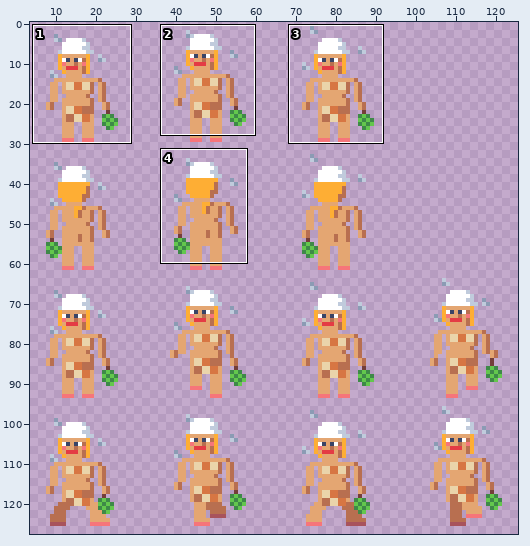
Pixel-art file, stored at assets/textures/characters/saunanainen_32.aseprite. The picture above shows the old version from afar; the outline marks the close-up.
Close-up. Earlier state:
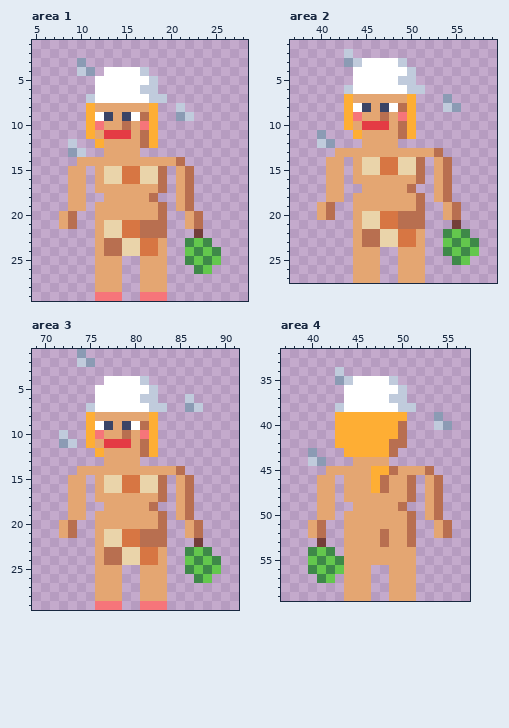
128x128 pixels, 1 frame. Shown: area 1: x 5..28, y 1..29; area 2: x 37..59, y 1..27; area 3: x 69..91, y 1..29; area 4: x 37..57, y 32..59. The wide view leaves out empty margins. The commit also changed other parts of the picture, which this record leaves out.
Now the later version:
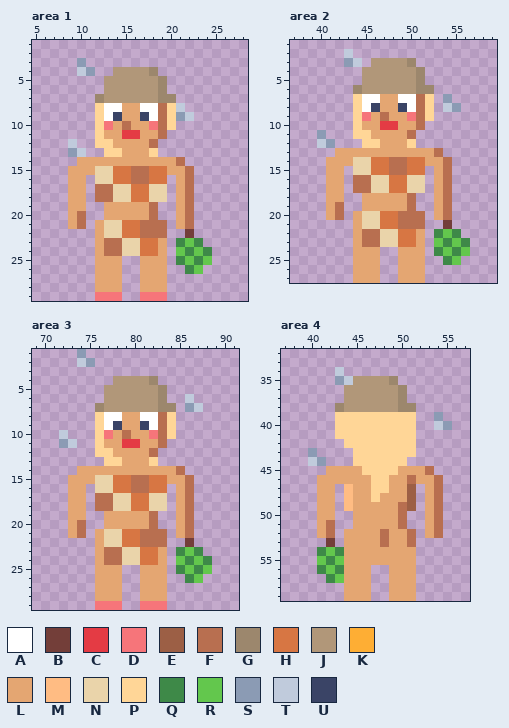
Palette (. is transparent): A #ffffff  B #733e39  C #e43b44  D #f6757a  E #9c5f45  F #b86f50  G #9c876d  H #d77643  J #b19779  K #feae34  L #e4a672  M #ffbc83  N #ead4aa  P #ffd697  Q #3e8948  R #63c74d  S #8b9bb4  T #c0cbdc  U #3a4466
The edit:
Area 1:
y 4: x 13..18 AAAAT. -> .JJJJG
y 5: x 12..19 AAAAAAT. -> .JJJJJJG
y 6: x 12..19 AAAAATT. -> .JJJJJJG
y 7: x 11..20 TAAAAAATT. -> .GJJJJJJGG
y 8: x 11..14 KLLL -> .PAA; x 17..20 LK.. -> AAFP
y 9: x 11..20 KAULUAFK.. -> .PAULLUAFP
y 10: x 11..13 KDL -> .PD; x 17..20 DK.. -> LDFP
y 11: x 11..14 KLCC -> .PLL; x 16..19 LFK. -> CLLF
y 12: x 12..13 KL -> PP; x 17..18 FK -> LF
y 13: x 13..14 LL -> PP; x 17..18 .. -> LP
y 15: x 11..12 .L -> LN; x 14 N -> H; x 16..20 HNNF. -> FFHHL
y 16: x 12 L -> N; x 14 N -> H; x 16..19 HNNF -> FFHH
y 17: x 12..19 LLLLLLLF -> FFNNHHNN
y 18: x 12..19 .LLLLLF. -> FFNNHHNN
y 19: x 12 L -> .; x 18..19 LF -> F.
y 20: x 8..10 LF. -> .LF; x 12 L -> .; x 18..19 LF -> F.; x 21..23 .LF -> LF.
y 21: x 8..10 LF. -> .LF; x 21..23 .LF -> LF.
y 22: x 22..23 .B -> B.
y 23: x 21..24 .QRQ -> QRQ.
y 24: x 21..25 .RQRQ -> RQRQ.
y 25: x 21..25 .QRQR -> QRQR.
y 26: x 22..24 .QR -> QR.
Area 2:
y 3: x 45..50 AAAAT. -> .JJJJG
y 4: x 44..51 AAAAAAT. -> .JJJJJJG
y 5: x 44..51 AAAAATT. -> .JJJJJJG
y 6: x 43..52 TAAAAAATT. -> .GJJJJJJGG
y 7: x 43..46 KLLL -> .PAA; x 49..52 LK.. -> AAFP
y 8: x 43..52 KAULUAFK.. -> .PAULLUAFP
y 9: x 43..45 KDL -> .PD; x 49..52 DK.. -> LDFP
y 10: x 43..46 KLCC -> .PLL; x 48..51 LFK. -> CLLF
y 11: x 44..45 KL -> PP; x 49..50 FK -> LF
y 12: x 45..46 LL -> PP; x 49..50 .. -> LP
y 14: x 43..44 .L -> LN; x 46 N -> H; x 48..52 HNNF. -> FFHHL
y 15: x 44 L -> N; x 46 N -> H; x 48..51 HNNF -> FFHH
y 16: x 44..51 LLLLLLLF -> FFNNHHNN
y 17: x 44..51 .LLLLLF. -> FFNNHHNN
y 18: x 44 L -> .; x 50..51 LF -> F.
y 19: x 40..42 LF. -> .LF; x 44 L -> .; x 50..51 LF -> F.; x 53..55 .LF -> LF.
y 20: x 40..42 LF. -> .LF; x 53..55 .LF -> LF.
y 21: x 54..55 .B -> B.
y 22: x 53..56 .QRQ -> QRQ.
y 23: x 53..57 .RQRQ -> RQRQ.
y 24: x 53..57 .QRQR -> QRQR.
y 25: x 54..56 .QR -> QR.
Area 3:
y 4: x 77..82 AAAAT. -> .JJJJG
y 5: x 76..83 AAAAAAT. -> .JJJJJJG
y 6: x 76..83 AAAAATT. -> .JJJJJJG
y 7: x 75..84 TAAAAAATT. -> .GJJJJJJGG
y 8: x 75..78 KLLL -> .PAA; x 81..84 LK.. -> AAFP
y 9: x 75..84 KAULUAFK.. -> .PAULLUAFP
y 10: x 75..77 KDL -> .PD; x 81..84 DK.. -> LDFP
y 11: x 75..78 KLCC -> .PLL; x 80..83 LFK. -> CLLF
y 12: x 76..77 KL -> PP; x 81..82 FK -> LF
y 13: x 77..78 LL -> PP; x 81..82 .. -> LP
y 15: x 75..76 .L -> LN; x 78 N -> H; x 80..84 HNNF. -> FFHHL
y 16: x 76 L -> N; x 78 N -> H; x 80..83 HNNF -> FFHH
y 17: x 76..83 LLLLLLLF -> FFNNHHNN
y 18: x 76..83 .LLLLLF. -> FFNNHHNN
y 19: x 76 L -> .; x 82..83 LF -> F.
y 20: x 72..74 LF. -> .LF; x 76 L -> .; x 82..83 LF -> F.; x 85..87 .LF -> LF.
y 21: x 72..74 LF. -> .LF; x 85..87 .LF -> LF.
y 22: x 86..87 .B -> B.
y 23: x 85..88 .QRQ -> QRQ.
y 24: x 85..89 .RQRQ -> RQRQ.
y 25: x 85..89 .QRQR -> QRQR.
y 26: x 86..88 .QR -> QR.
Area 4:
y 35: x 45..49 AAAAT -> JJJJG
y 36: x 44..50 AAAAAAT -> JJJJJJG
y 37: x 44..50 AAAAATT -> JJJJJJG
y 38: x 43..51 TAAAAAATT -> GJJJJJJGG
y 39: x 43..51 KKKKKKKK. -> PPPPPPPPP
y 40..41: x 43..51 KKKKKKKF. -> PPPPPPPPP
y 42: x 43..51 KKKKKKFF. -> .PPPPPPPP
y 43: x 44..51 KKKKKF.. -> .PPPPPPP
y 44: x 45..50 LLLL.. -> PPPPPP
y 45: x 46..49 LKKF -> PPPP
y 46: x 43 . -> L; x 47..48 KF -> PP; x 52 . -> L
y 47: x 44 L -> M; x 47..48 KF -> PP; x 51 F -> E
y 48: x 44 L -> M; x 47 L -> P; x 51 F -> E
y 49: x 44 . -> M; x 51 . -> E
y 50: x 44 L -> .; x 50..51 LF -> F.
y 51: x 40..42 LF. -> .LF; x 44 L -> .; x 50..51 LF -> F.; x 53..55 .LF -> LF.
y 52: x 40..42 LF. -> .LF; x 53..55 .LF -> LF.
y 53: x 41..42 B. -> .B
y 54: x 40..43 QRQ. -> .QRQ
y 55: x 40..43 RQRQ -> .RQR
y 56: x 40..43 QRQR -> .QRQ
y 57: x 41..43 QR. -> .QR
Boxes around the changes in both close-ups, in picture pixels (x1, y1, x2, y2):
changed: (59, 67, 221, 274)
changed: (317, 58, 479, 265)
changed: (59, 376, 221, 583)
changed: (308, 376, 452, 583)
